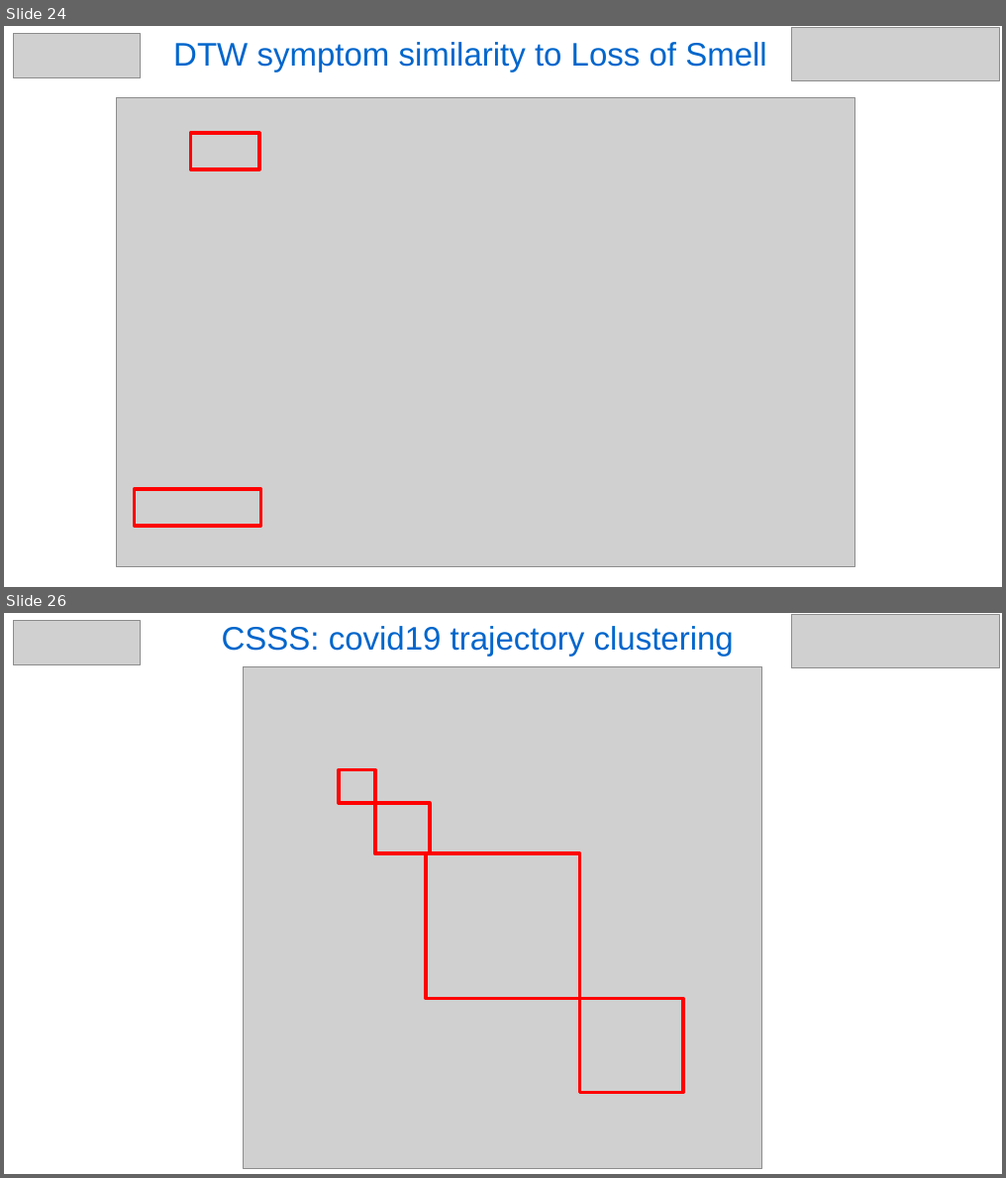
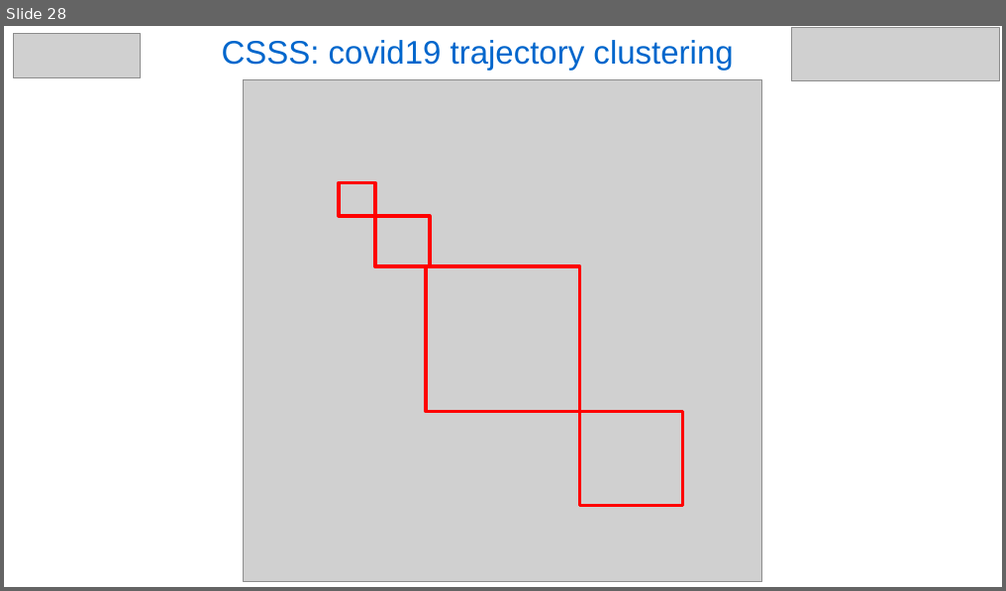
Before and after one commit to NikolayOskolkov/PopGen_PopStructure, a slide deck: slides/Day3/IntroClustering.pptx. Shown one above the other, each under a label of ours: slides 24 and 26 before the commit, slide 28 after it; the slides between them are not shown. The pictures are 1006x1178 and 1006x591 pixels, drawn with LibreOffice and Linux fonts; fonts in the diff are those of the drawing; grey boxes stand for pictures. Boxes give left, top, right and bottom in pixels: in the first picture for what was removed or moved away, otherwise in the second. Text is boxed around its words. In the diff, an @@ line names an element or a change of style, - is before the commit and + after.

```diff
--- a/slides/Day3/IntroClustering.pptx
+++ b/slides/Day3/IntroClustering.pptx
@@ slide 24 removed at (x1=4, y1=26, x2=1002, y2=587), background #FFFFFF @@
@@ picture removed at (x1=13, y1=33, x2=140, y2=77) @@
@@ text removed at (x1=173, y1=42, x2=766, y2=73) @@
-DTW symptom similarity to Loss of Smell
@@ picture removed at (x1=792, y1=28, x2=1000, y2=81) @@
@@ picture removed at (x1=116, y1=97, x2=855, y2=568) @@
@@ rectangle removed at (x1=190, y1=133, x2=259, y2=170) @@
@@ rectangle removed at (x1=135, y1=489, x2=261, y2=526) @@
@@ what was slide 26 is now slide 28 @@
```
Also in this commit, not shown: 1 slide changed, 3 slides added, 7 other files.
